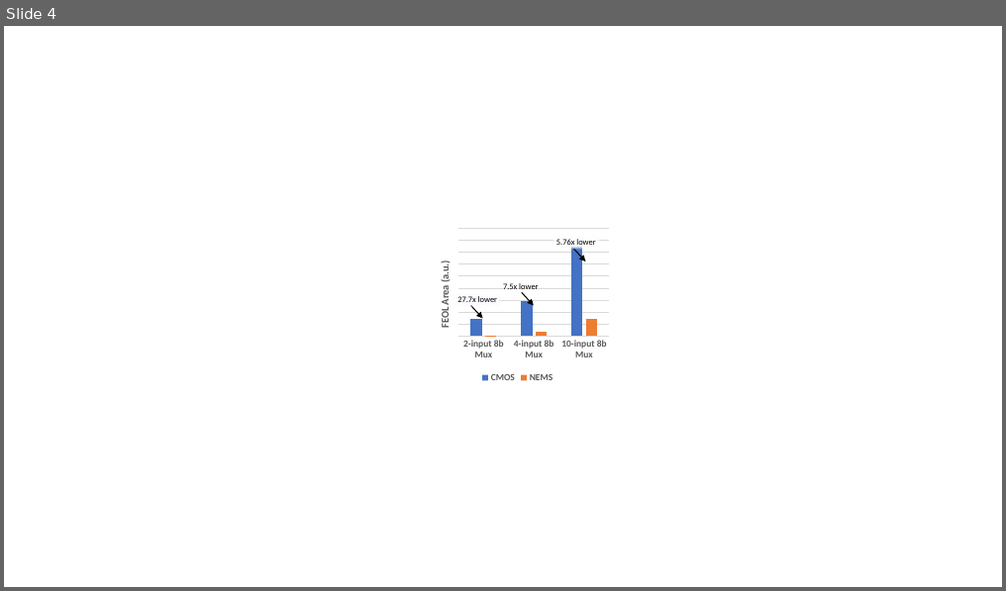
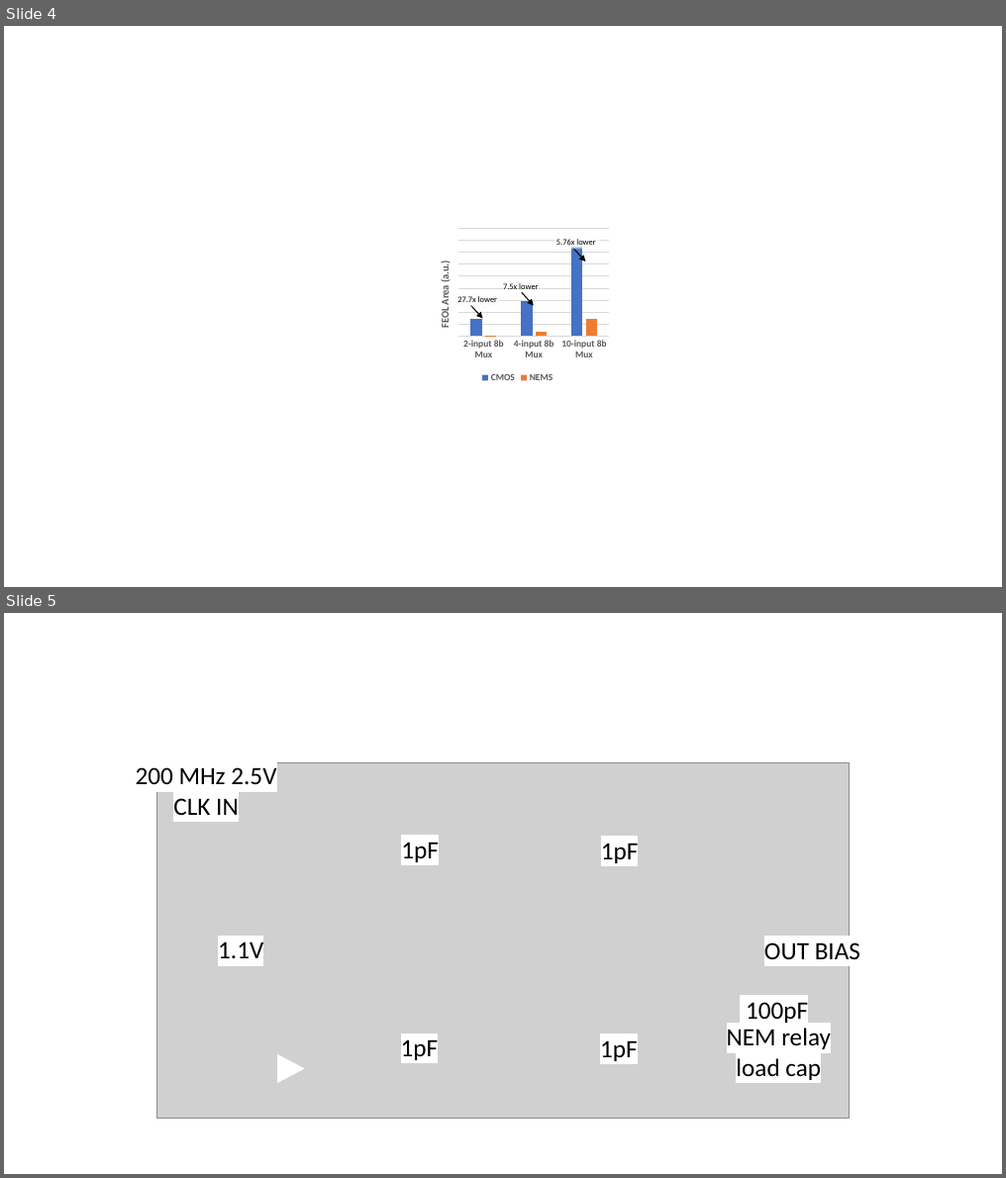
Before and after one commit to akashlevy/NEM-Relay-CAD, a slide deck: figures/Figures.pptx. Shown one above the other, each under a label of ours: slide 4 before the commit, slides 4 and 5 after it. The pictures are 1006x591 and 1006x1178 pixels, drawn with LibreOffice and Linux fonts; fonts in the diff are those of the drawing; grey boxes stand for pictures. Boxes give left, top, right and bottom in pixels: in the first picture for what was removed or moved away, otherwise in the second. Text is boxed around its words. In the diff, an @@ line names an element or a change of style, - is before the commit and + after.

```diff
--- a/figures/Figures.pptx
+++ b/figures/Figures.pptx
@@ slide 5 added at box(4, 613, 1002, 1174), background #FFFFFF @@
@@ text added at box(136, 767, 276, 815), 24 pt, text #000000 @@
+200 MHz 2.5V CLK IN
@@ picture added at box(157, 762, 849, 1119) @@
@@ text added at box(401, 842, 439, 862), 24 pt, text #000000 @@
+1pF
@@ text added at box(601, 839, 639, 865), 24 pt, text #000000 @@
+1pF
@@ text added at box(218, 942, 263, 959), 24 pt, text #000000 @@
+1.1V
@@ text added at box(764, 943, 860, 960), 24 pt, text #000000 @@
+OUT BIAS
@@ text added at box(727, 1028, 831, 1080), 24 pt, text #000000 @@
+NEM relay load cap
@@ text added at box(746, 1002, 808, 1023), 24 pt, text #000000 @@
+100pF
@@ flow chart extract added at box(277, 1055, 305, 1084), fill #FFFFFF @@
@@ text added at box(401, 1037, 439, 1063), 24 pt, text #000000 @@
+1pF
@@ text added at box(600, 1041, 638, 1061), 24 pt, text #000000 @@
+1pF
```
Also in this commit, not shown: 3 other files.
